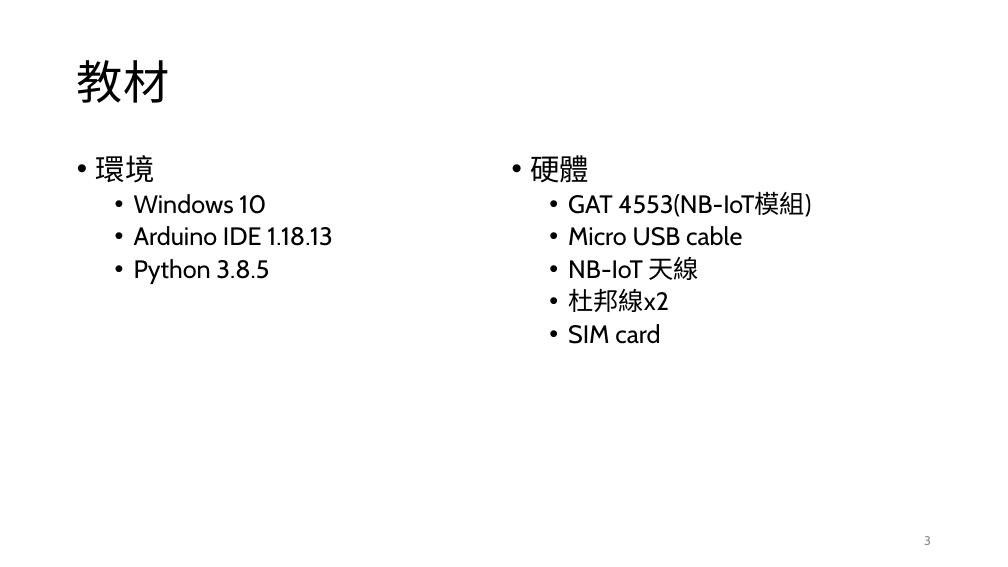
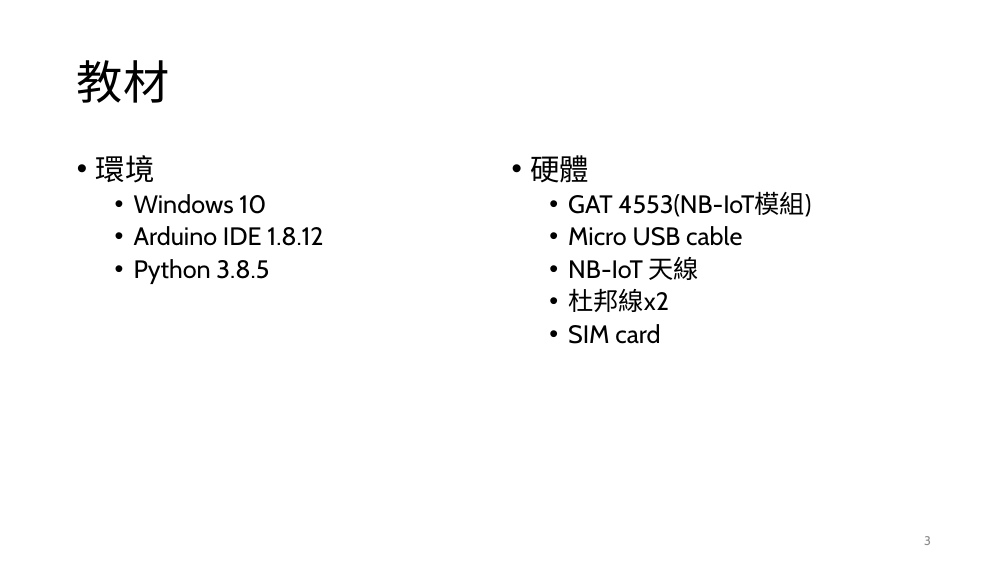
Before and after one commit to Yuki23329626/apache-docker, a slide deck: slide 3 of apache/data/hielo/ppt/NB-IoT.pptx. Drawn at 1008x567 pixels with LibreOffice and Linux fonts; fonts in the diff are those of the drawing. Boxes give left, top, right and bottom in pixels: in the first picture for what was removed or moved away, otherwise in the second. Text is boxed around its words. In the diff, an @@ line names an element or a change of style, - is before the commit and + after.

```diff
--- a/apache/data/hielo/ppt/NB-IoT.pptx
+++ b/apache/data/hielo/ppt/NB-IoT.pptx
@@ text at <box>134,226,323,246</box>: text changed @@
-  • Arduino IDE 1.18.13
+  • Arduino IDE 1.8.12
```
Also in this commit, not shown: 1 other slide changed, 2 other files.
